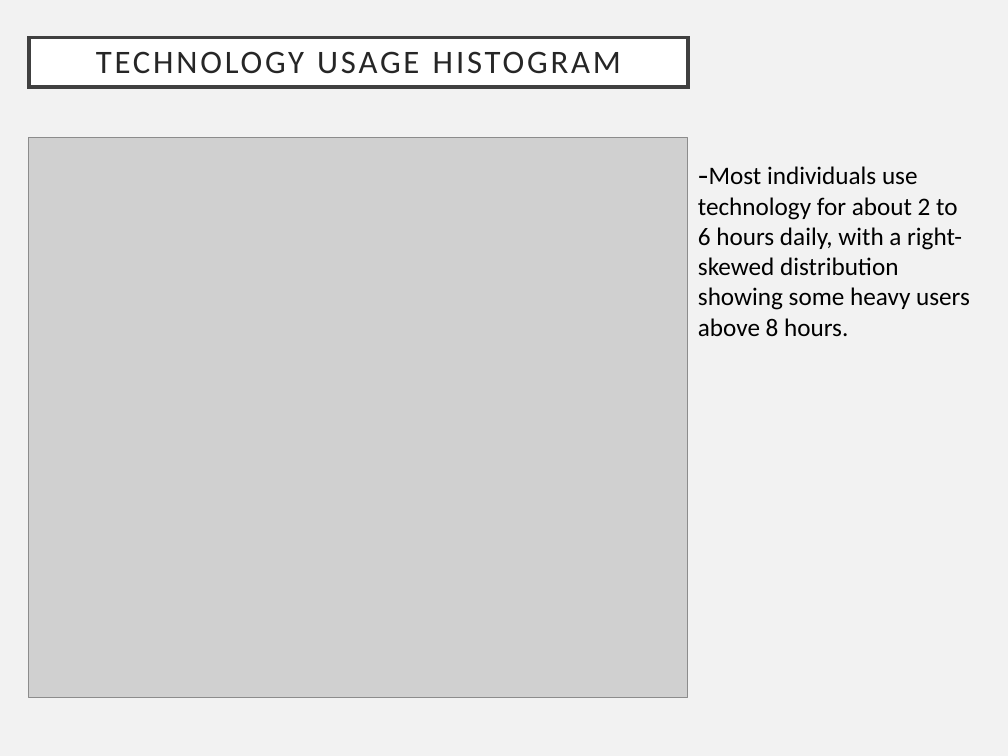
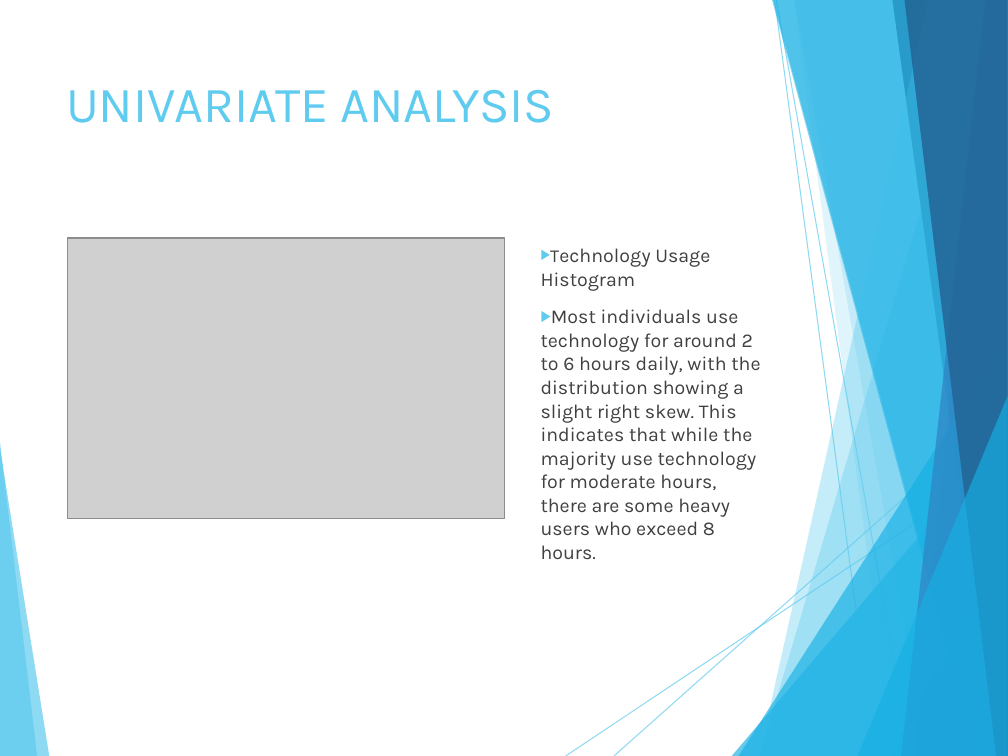
Before and after one commit to nisaakan/DSA210-Project, a slide deck: slide 5 of Nisa KAN Tech_Usage_Visual_Analysis_Presentation.pptx. Drawn at 1008x756 pixels with LibreOffice and Linux fonts; fonts in the diff are those of the drawing; grey boxes stand for pictures. Boxes give left, top, right and bottom in pixels: in the first picture for what was removed or moved away, otherwise in the second. Text is boxed around its words. In the diff, an @@ line names an element or a change of style, - is before the commit and + after.

```diff
--- a/Nisa KAN Tech_Usage_Visual_Analysis_Presentation.pptx
+++ b/Nisa KAN Tech_Usage_Visual_Analysis_Presentation.pptx
@@ background #F2F2F2 to #FFFFFF @@
@@ title removed at (29, 37, 688, 87) @@
-TECHNOLOGY USAGE HISTOGRAM
@@ title added at (66, 90, 555, 123), 36 pt, text #5FCBEF @@
+UNIVARIATE ANALYSIS
@@ picture removed at (29, 138, 688, 699) @@
@@ picture added at (68, 238, 504, 518) @@
@@ text at (541, 249, 760, 559): text changed; size 18 to 14 pt; font Calibri to Karla; text colour #000000 to #404040 @@
--Most individuals use technology for about 2 to 6 hours daily, with a right-skewed distribution showing some heavy users above 8 hours.
+▶ Technology Usage Histogram
+▶ Most individuals use technology for around 2 to 6 hours daily, with the distribution showing a slight right skew. This indicates that while the majority use technology for moderate hours, there are some heavy users who exceed 8 hours.
@@ group added at (0, 0, 1008, 756): 5 freeform shapes, 3 triangles, 2 lines @@
@@ group added at (0, 0, 1008, 756): 8 freeform shapes, 2 lines @@
```
Also in this commit, not shown: 9 other slides changed, 3 slides added.
